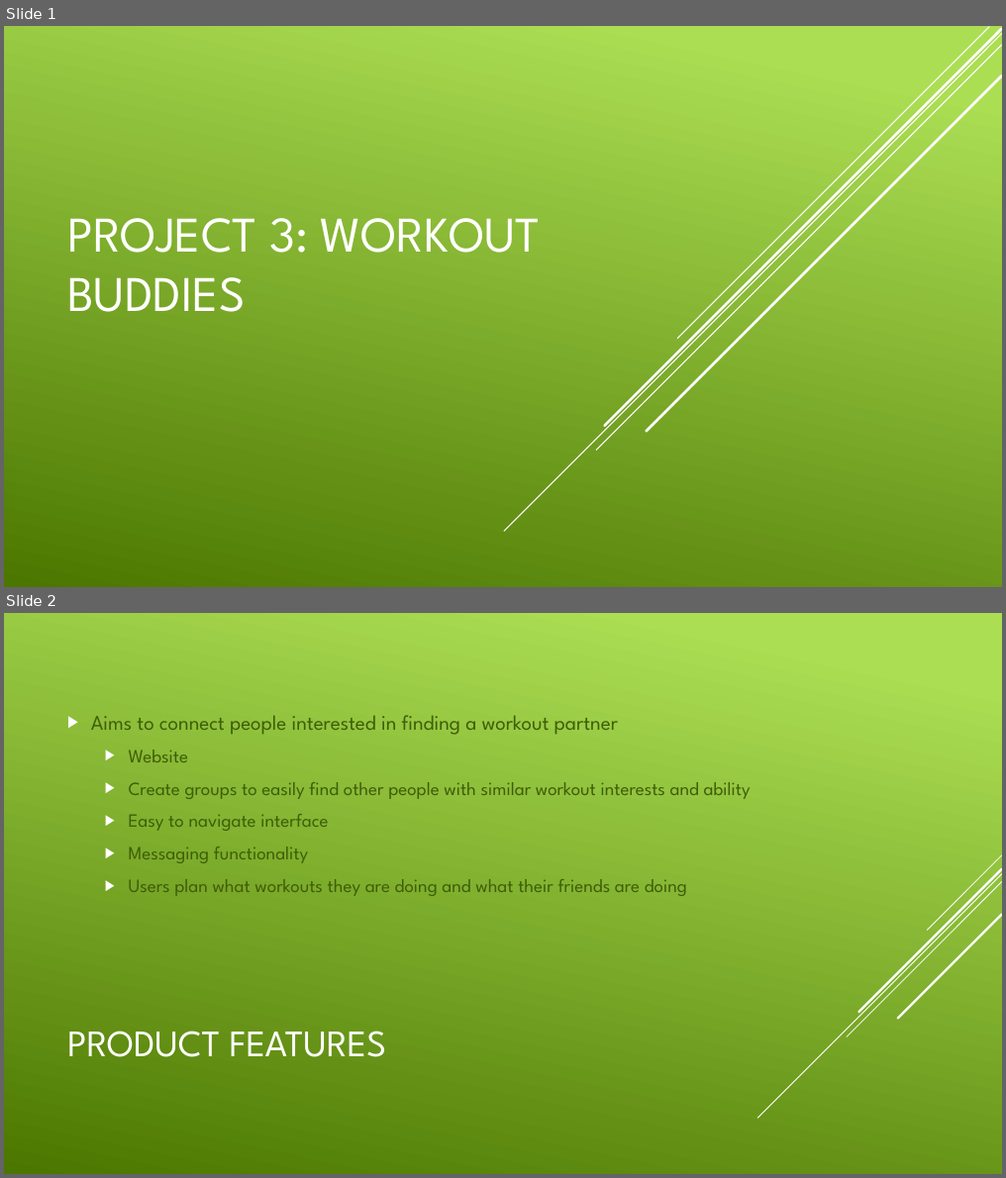
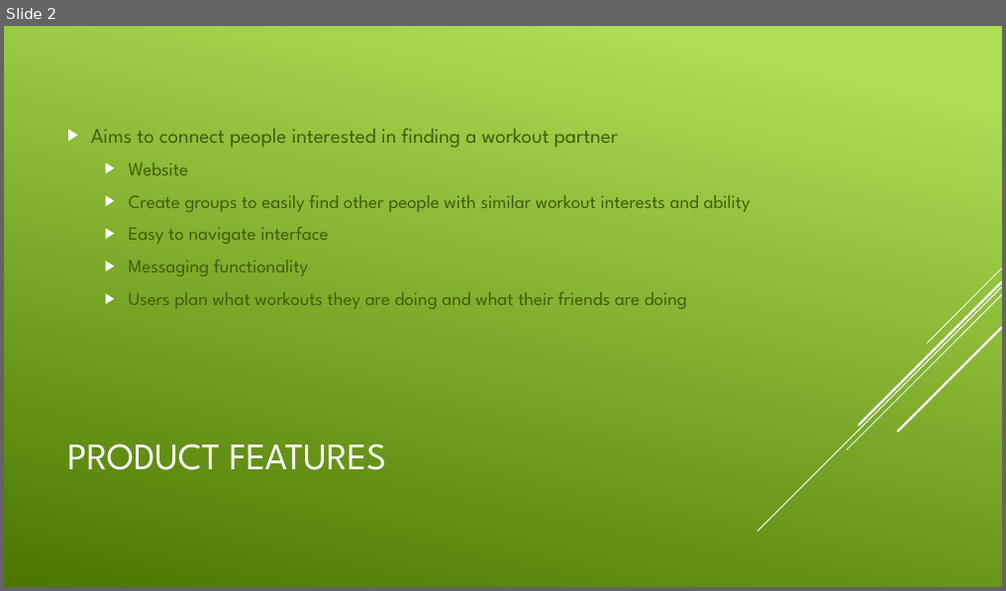
Before and after one commit to chengyeh/Workout-Buddy, a slide deck: documentation/Project_3.pptx. Shown one above the other, each under a label of ours: slides 1 and 2 before the commit, slide 2 after it. The pictures are 1006x1178 and 1006x591 pixels, drawn with LibreOffice and Linux fonts; fonts in the diff are those of the drawing. Boxes give left, top, right and bottom in pixels: in the first picture for what was removed or moved away, otherwise in the second. Text is boxed around its words. In the diff, an @@ line names an element or a change of style, - is before the commit and + after.

```diff
--- a/documentation/Project_3.pptx
+++ b/documentation/Project_3.pptx
@@ slide 1 removed at [4, 26, 1002, 587], background gradient #ACDF55 to #4C7800 @@
@@ line removed from (1002, 34) to (504, 531) @@
@@ line removed from (1002, 45) to (596, 451) @@
@@ line removed from (1002, 29) to (604, 426) @@
@@ line removed from (989, 27) to (678, 339) @@
@@ line removed from (1002, 76) to (647, 432) @@
@@ title removed at [67, 218, 541, 312] @@
-PROJECT 3: WORKOUT BUDDIES
```
Also in this commit, not shown: 1 slide added, 9 other files.
